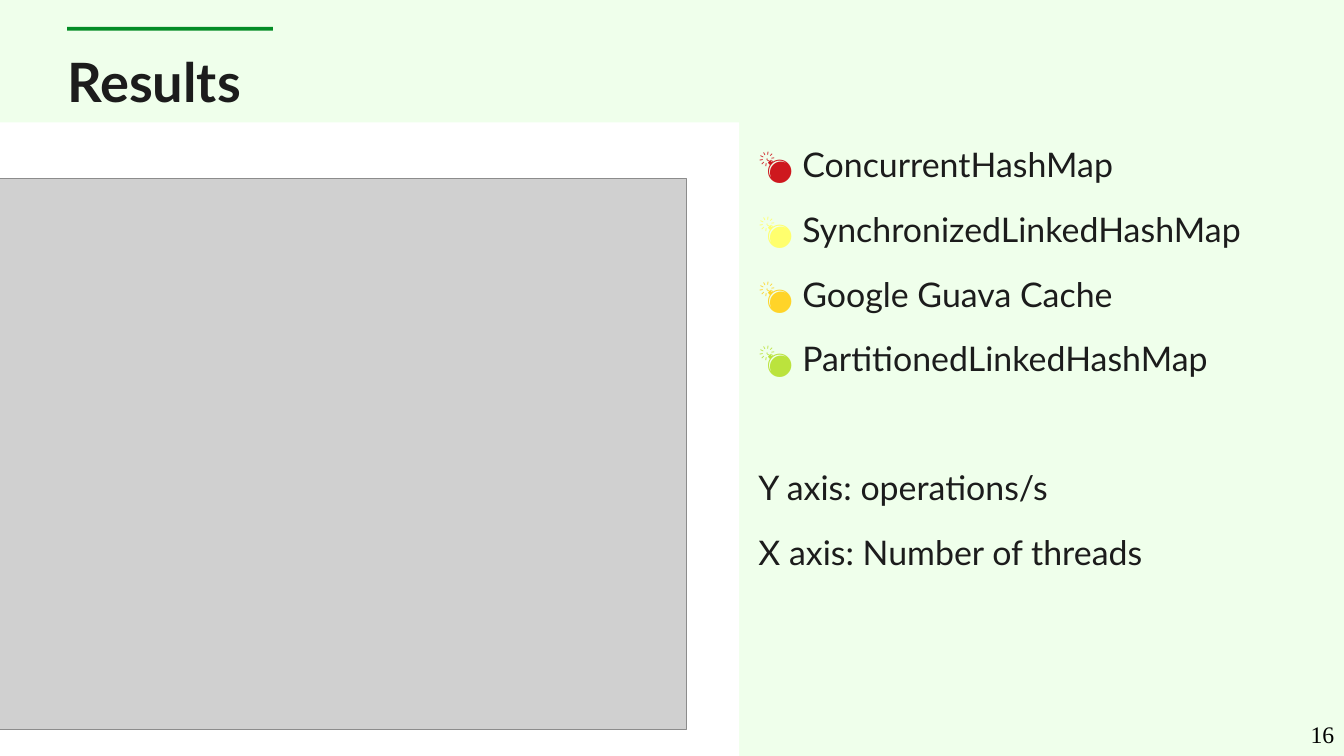
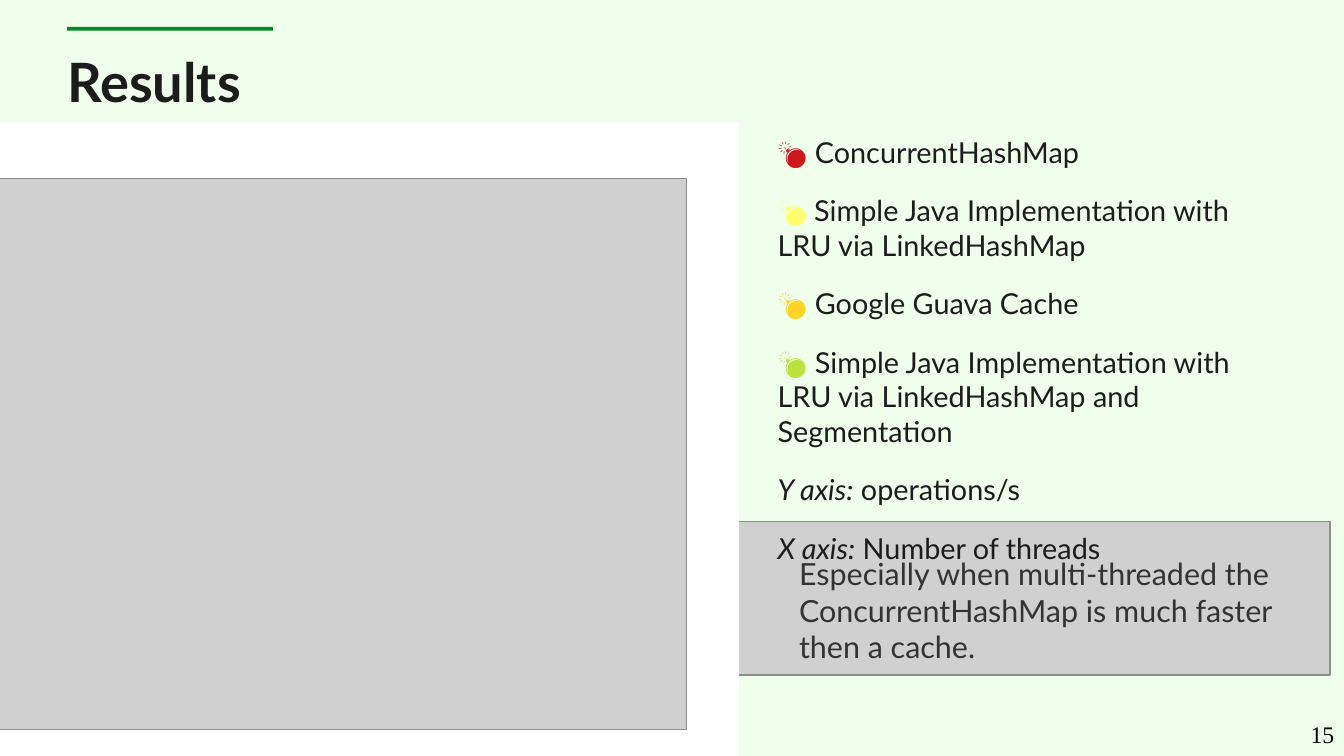
Before and after one commit to cruftex/talk-java-in-process-caching-performance-progress-pitfalls, a slide deck: slide 15 of slides-new.odp (slide 16 before the commit). Drawn at 1344x756 pixels with LibreOffice and Linux fonts; fonts in the diff are those of the drawing; grey boxes stand for pictures. Boxes give left, top, right and bottom in pixels: in the first picture for what was removed or moved away, otherwise in the second. Text is boxed around its words. In the diff, an @@ line names an element or a change of style, - is before the commit and + after.

Commit message:
update, move more content

```diff
--- a/slides-new.odp
+++ b/slides-new.odp
@@ text at bbox=[778, 141, 1101, 565]: size 20 to 17 pt in "💣 ConcurrentHashMap", "💣 Google Guava Cache", "Y axis: operations/s", "X axis: Number of threads"; italic on in "Y axis:", "X axis:" @@
@@ text "💣 ConcurrentHashMap": place and size @@
-text "💣 ConcurrentHashMap" at bbox=[758, 152, 1240, 566]
+text "💣 ConcurrentHashMap" at bbox=[778, 141, 1230, 565]
@@ text at bbox=[778, 199, 1229, 261]: text changed; size 20 to 17 pt @@
-💣 SynchronizedLinkedHashMap
+💣 Simple Java Implementation with LRU via LinkedHashMap
@@ text at bbox=[778, 351, 1230, 448]: text changed; size 20 to 17 pt @@
-💣 PartitionedLinkedHashMap
+💣 Simple Java Implementation with LRU via LinkedHashMap and Segmentation
@@ picture added at bbox=[735, 522, 1331, 676] @@
@@ text added at bbox=[799, 562, 1273, 658], 18 pt, text #333333 @@
+Especially when multi-threaded the ConcurrentHashMap is much faster then a cache.
@@ page number at bbox=[1311, 727, 1335, 744]: text changed @@
-16
+15
```
Also in this commit, not shown: 10 other slides changed, 8 slides added, 1 slide removed.
